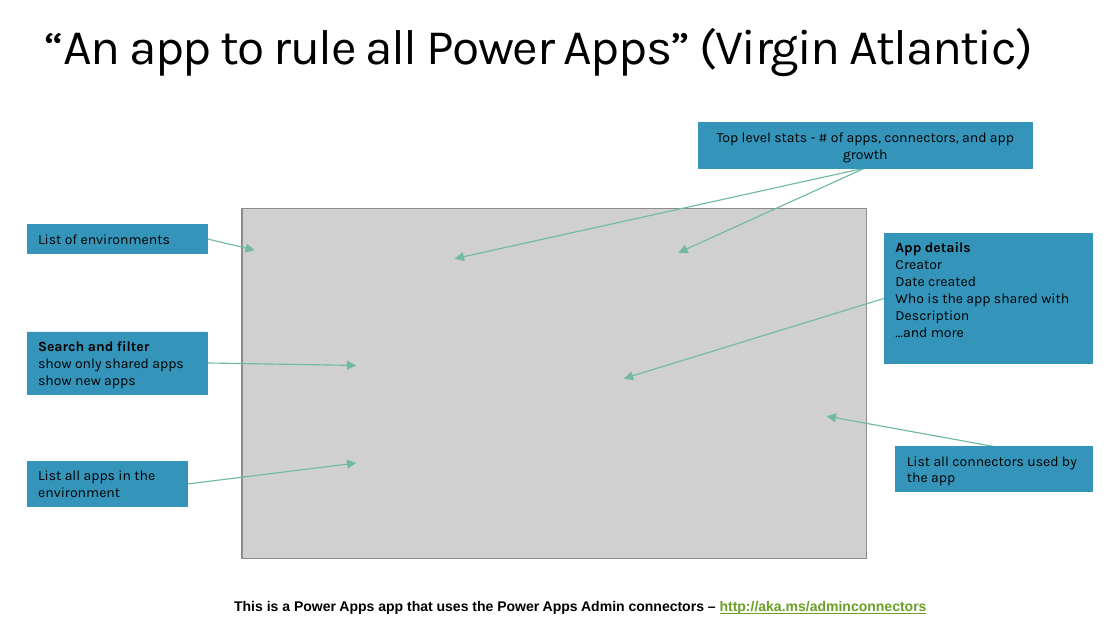
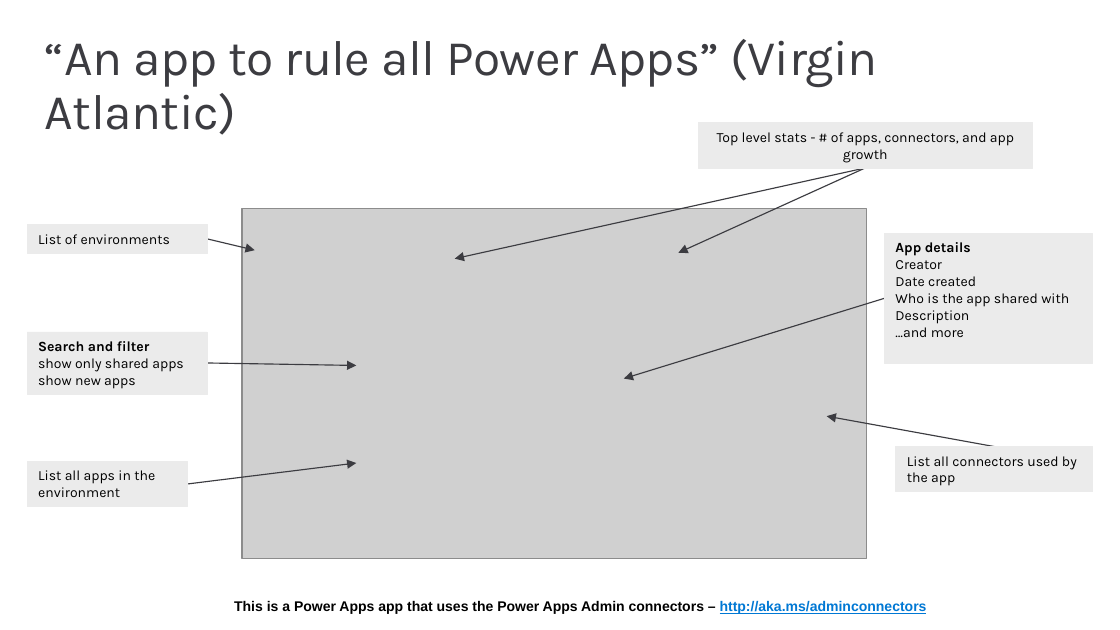
Before and after one commit to microsoft/powerapps-tools, a slide deck: slide 24 of Administration/AdminInADay/PPTs/03 Automation.pptx. Drawn at 1120x630 pixels with LibreOffice and Linux fonts; fonts in the diff are those of the drawing; grey boxes stand for pictures. Boxes give left, top, right and bottom in pixels: in the first picture for what was removed or moved away, otherwise in the second. Text is boxed around its words. In the diff, an @@ line names an element or a change of style, - is before the commit and + after.

Commit message:
Admin in a day updates to reflect new features and UI

```diff
--- a/Administration/AdminInADay/PPTs/03 Automation.pptx
+++ b/Administration/AdminInADay/PPTs/03 Automation.pptx
@@ title "“An app to rule all ..." at [45,39,877,135]: text colour #000000 to #3C3C41, letter spacing -1 to -0.4 pt @@
@@ arrow (866, 168) - (455, 259): stroke #71BBA4 0.75 pt to #3C3C41 0.75 pt @@
@@ arrow (866, 168) - (679, 253): stroke #71BBA4 0.75 pt to #3C3C41 0.75 pt @@
@@ fill #3494BA to #EBEBEB; outline #3494BA 0.5 pt to #EBEBEB 0.5 pt in 6 elements at [27,461,187,506], [896,447,1093,492], [699,123,1033,168], [885,233,1093,363], [27,332,207,394], [27,225,207,253] @@
@@ arrow (207, 239) - (254, 250): stroke #71BBA4 0.75 pt to #3C3C41 0.75 pt @@
@@ arrow (885, 298) - (624, 379): stroke #71BBA4 0.75 pt to #3C3C41 0.75 pt @@
@@ arrow (207, 363) - (356, 365): stroke #71BBA4 0.75 pt to #3C3C41 0.75 pt @@
@@ arrow (995, 447) - (827, 417): stroke #71BBA4 0.75 pt to #3C3C41 0.75 pt @@
@@ arrow (187, 484) - (356, 463): stroke #71BBA4 0.75 pt to #3C3C41 0.75 pt @@
@@ text "This is a Power Apps ..." at [234,601,927,614]: text colour #6B9F25 to #0078D4 in "http://aka.ms/adminconnectors" @@
```
Also in this commit, not shown: 22 other slides changed, 2 slides added, 2 slides removed, 12 other files.
